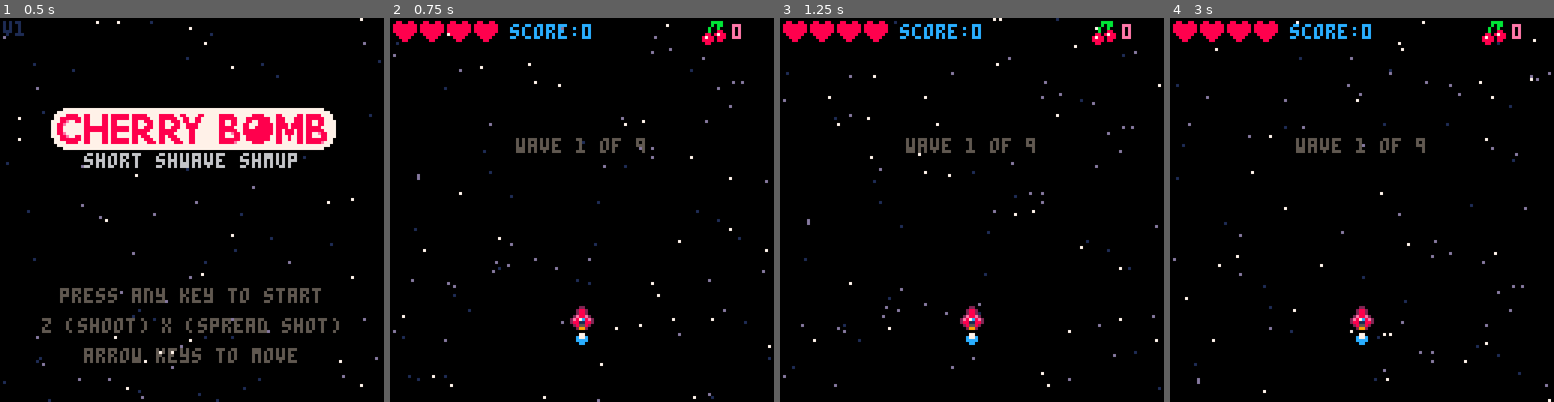
Above: before the commit, frames 1-4 (left to right).
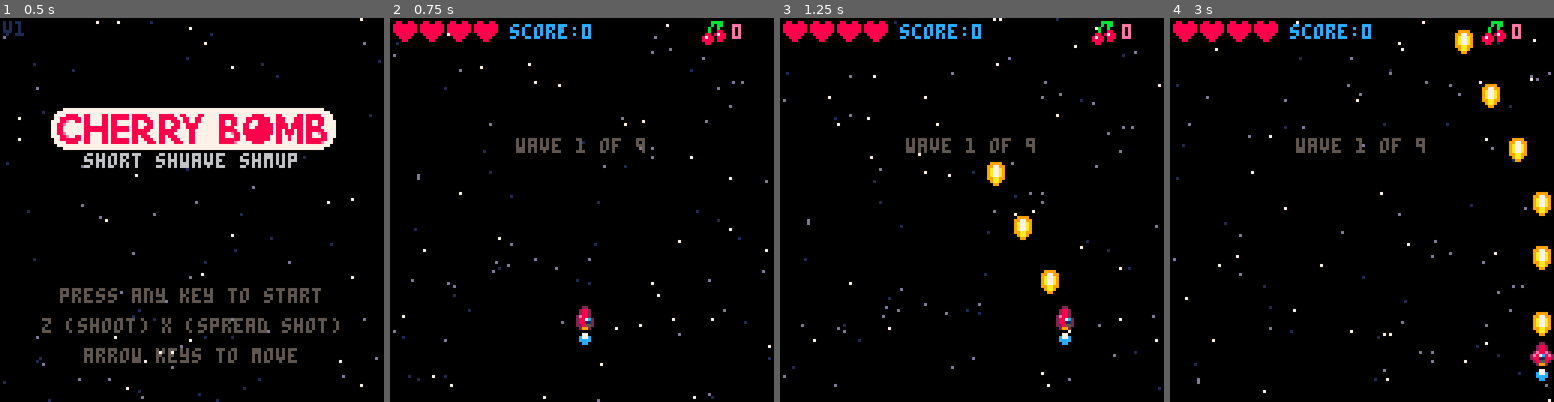
Above: after the commit, the same moments.

Repository: jakeklassen/cherry-bomb-godot
Game: Godot game, scene res://scenes/game.tscn
Same seed, same stepped clock (60 frames per second), same inputs: the game is played once before the commit and once after it.
Inputs:
- Up to frame 1 (0.5 s): no input
- Up to frame 2 (0.75 s): tap Enter at 0.5 s; hold Right (move_right) from 0.53 s (still down); hold X (fire) from 0.53 s (still down)
- Up to frame 3 (1.25 s): keep holding Right (move_right); keep holding X (fire)
- Up to frame 4 (3 s): release Right (move_right) at 1.28 s; release X (fire) at 1.28 s; hold Down (move_down) 1.28-2.03 s; tap X (fire) at 1.35, 2.85 s; hold Right (move_right) 2.03-2.78 s; hold X (fire) 2.03-2.78 s; hold Up (move_up) from 2.78 s (still down)

Frame 1 is identical in both runs. In frame 2, 0.3% of the frame differs, in the area x 46-54%, y 75-86%; in frame 3, 1.4%; in frame 4, 2.1%, in the area x 46-100%, y 3-95%.
Error before the commit: Parse Error: Cannot find member "Dead" in base "Constants.PlayerState". (res://scenes/entities/player.gd:39)

Commit message:
use game state and add missing player enum

Diff:
--- a/scenes/screens/game_screen.gd
+++ b/scenes/screens/game_screen.gd
@@ -1,18 +1,8 @@
 extends Node2D
 
-enum GameState {
-	GameOver,
-	GameWon,
-	Playing,
-}
-
 signal game_over
 
-@export var wave: int = 0
-@export var max_waves: int = 9
-
 @onready var config = get_node("/root/Config")
-@onready var game_state = get_node("/root/GameState")
 
 const BlinkingText = preload("res://scenes/effects/blinking_text.tscn")
 const Enemy = preload("res://scenes/entities/enemies/enemy.tscn")
@@ -30,17 +20,17 @@
 	AudioServer.set_bus_mute(master_sound, true)
 
 #	get_tree().create_timer(1).connect("timeout", next_wave)
-	game_state.connect(
+	GameState.connect(
 		"score_changed",
 		func(_old_score: int, new_score: int): update_score(new_score)
 	)
 
-	game_state.connect(
+	GameState.connect(
 		"cherries_changed",
 		func(_old_cherries: int, new_cherries: int): $HUD/CherriesText.text = "%d" % new_cherries
 	)
 
-	game_state.connect("player_dead", handle_game_over)
+	GameState.connect("player_dead", handle_game_over)
 
 	update_score(0)
 	next_wave()
@@ -80,16 +70,16 @@
 
 
 func next_wave() -> void:
-	if wave == max_waves:
+	if GameState.current_wave == GameState.max_waves:
 		return
 
 	spawning_wave = true
-	wave += 1
+	var wave = GameState.increment_wave()
 	current_wave = config.waves[wave]
 	var wave_enemies = current_wave.enemies
 
 	var wave_string = "wave %s of 9"
-	var wave_text = wave_string % wave if wave <= max_waves else "final wave!"
+	var wave_text = wave_string % wave if wave <= GameState.max_waves else "final wave!"
 	var wave_text_label = BlinkingText.instantiate()
 	wave_text_label.timeout = 2.6
 
--- a/scripts/constants.gd
+++ b/scripts/constants.gd
@@ -4,7 +4,7 @@
 
 enum EnemyState { FlyIn, Protect, Attack }
 enum EnemyType { Empty, GreenAlien, RedFlameGuy, SpinningShip, YellowShip, Boss }
-enum PlayerState { Alive, Invincible, Respawning }
+enum PlayerState { Alive, Dead, Invincible, Respawning }
 
 static func noop(_args):
 	pass
